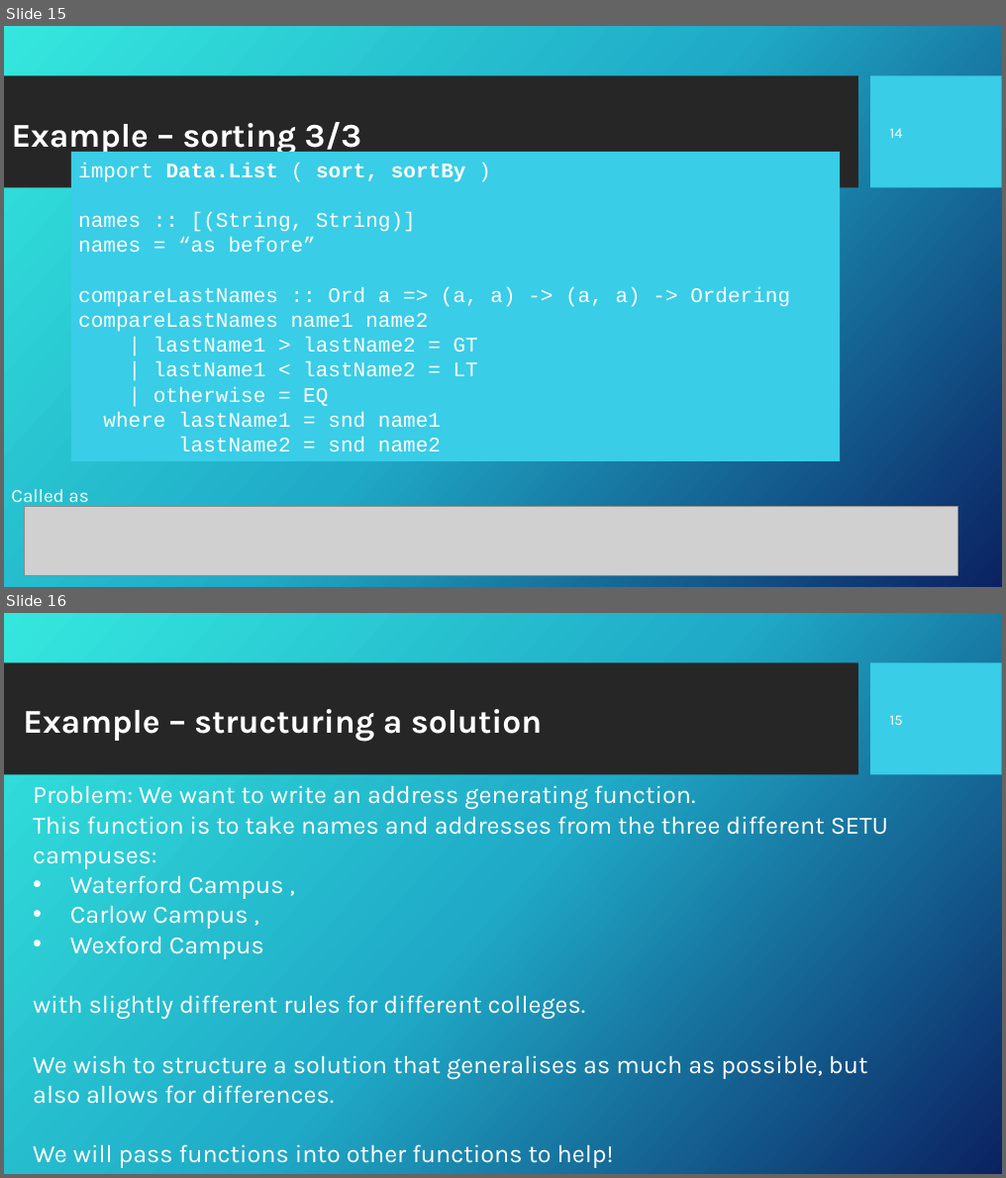
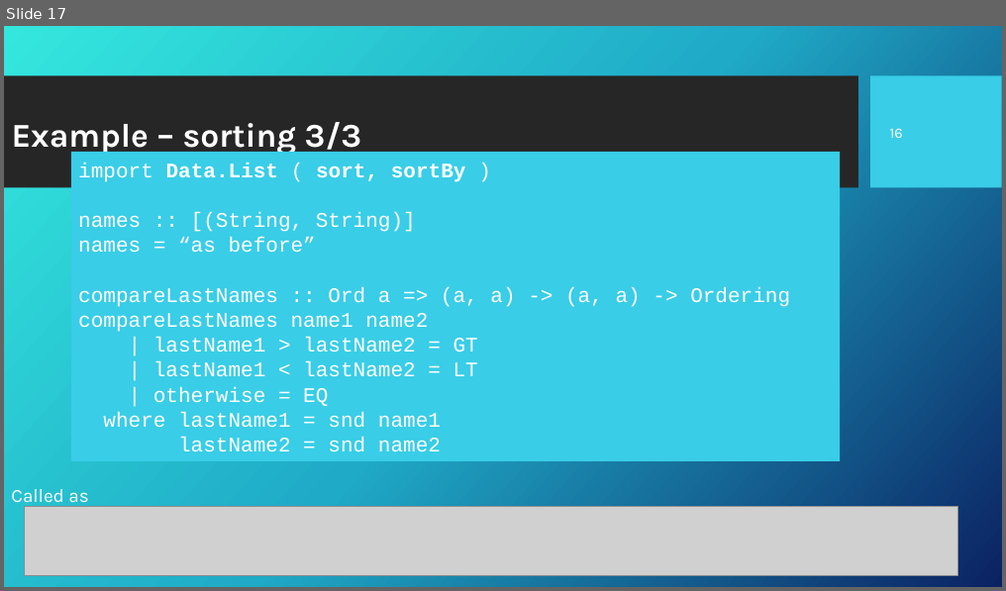
Before and after one commit to Fun-Prog-26/fun-prog-26, a slide deck: topic04-functions-and-lambda-calculus/unit-04a-lectures/wip/talk-3/c-first-class.pptx. Shown one above the other, each under a label of ours: slides 15 and 16 before the commit, slide 17 after it. The pictures are 1006x1178 and 1006x591 pixels, drawn with LibreOffice and Linux fonts; fonts in the diff are those of the drawing; grey boxes stand for pictures; background and template pictures are left out. Boxes give left, top, right and bottom in pixels: in the first picture for what was removed or moved away, otherwise in the second. Text is boxed around its words. In the diff, an @@ line names an element or a change of style, - is before the commit and + after.

Commit message:
break down first class functions ppt into 2

```diff
--- a/topic04-functions-and-lambda-calculus/unit-04a-lectures/wip/talk-3/c-first-class.pptx
+++ b/topic04-functions-and-lambda-calculus/unit-04a-lectures/wip/talk-3/c-first-class.pptx
@@ slide 16 removed at (4, 613, 1002, 1174), background picture (left out); not listed: 2 template elements that a slide beside it also shows @@
@@ title removed at (23, 709, 542, 742) @@
-Example – structuring a solution
@@ page number removed at (890, 715, 903, 725) @@
-15
@@ text removed at (33, 785, 888, 1168) @@
-Problem: We want to write an address generating function.
-This function is to take names and addresses from the three different SETU campuses:
-• Waterford Campus ,
-• Carlow Campus ,
-• Wexford Campus
-with slightly different rules for different colleges.
-We wish to structure a solution that generalises as much as possible, but also allows for differences.
-We will pass functions into other functions to help!
@@ what was slide 15 is now slide 17 @@
@@ page number at (890, 128, 903, 138): text changed @@
-14
+16
```
Also in this commit, not shown: 2 slides added, 12 other slides removed, 13 other files.
